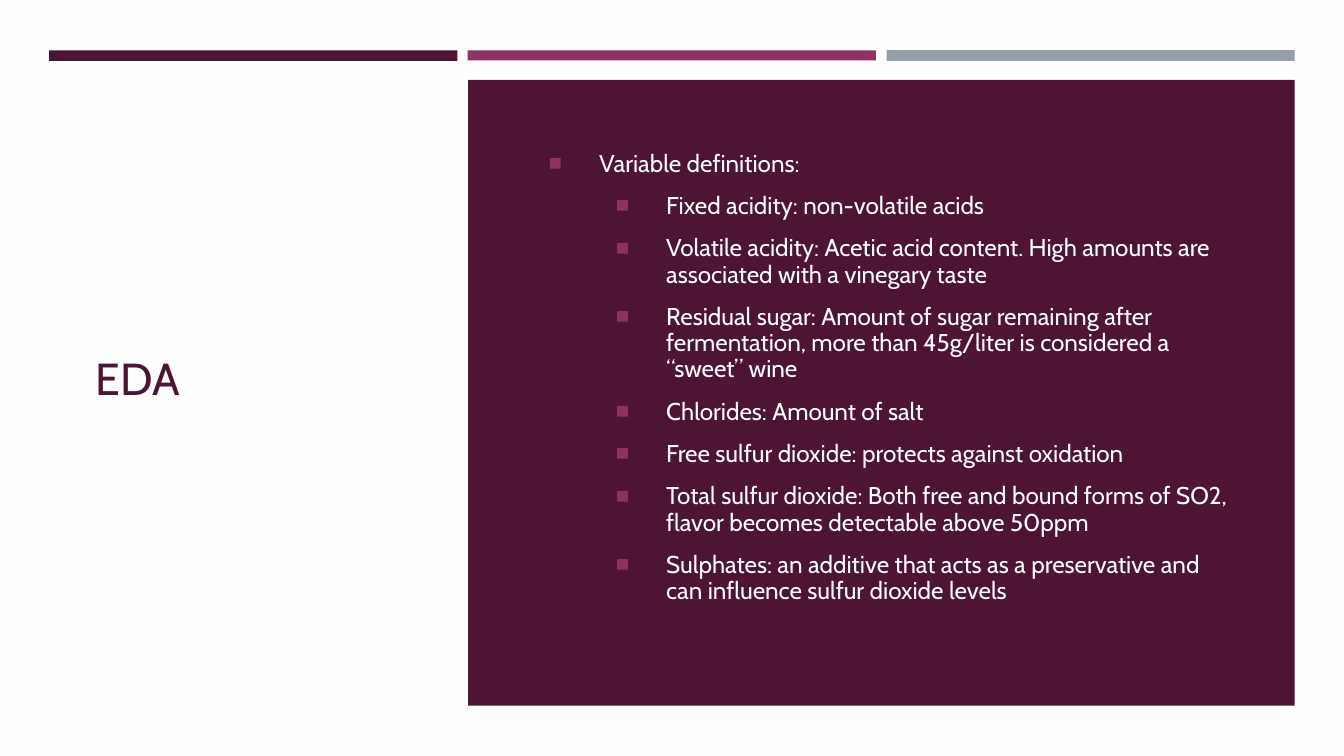
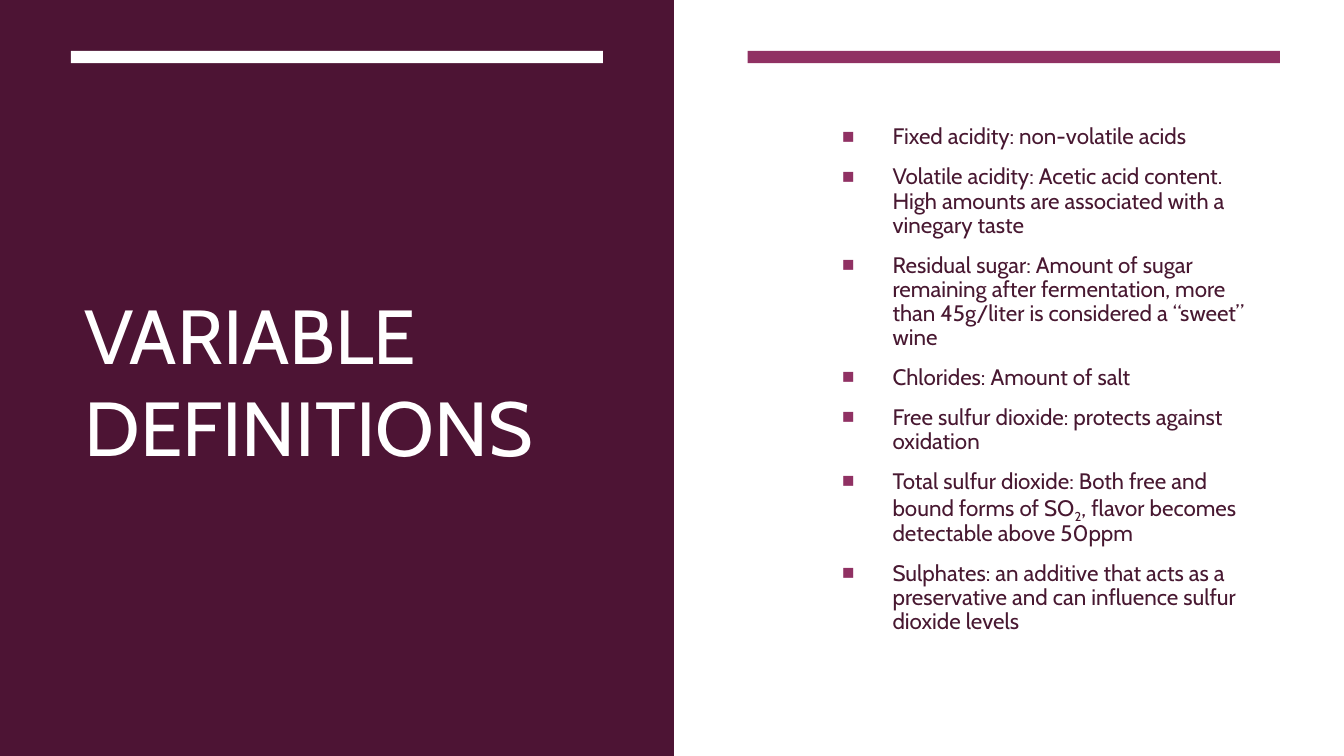
Before and after one commit to klsalcedo/red_wine_analysis, a slide deck: slide 4 of presentation.pptx. Drawn at 1344x756 pixels with LibreOffice and Linux fonts; fonts in the diff are those of the drawing. Boxes give left, top, right and bottom in pixels: in the first picture for what was removed or moved away, otherwise in the second. Text is boxed around its words. In the diff, an @@ line names an element or a change of style, - is before the commit and + after.

```diff
--- a/presentation.pptx
+++ b/presentation.pptx
@@ rectangle at bbox=[0, 0, 1344, 755]: fill #FFFEFF to #FFFFFF @@
@@ rectangle: place and size @@
-rectangle at bbox=[468, 79, 1294, 706]
+rectangle at bbox=[0, 0, 673, 755]
@@ rectangle: place and size @@
-rectangle at bbox=[50, 51, 458, 62]
+rectangle at bbox=[71, 51, 603, 63]
@@ rectangle at bbox=[71, 51, 603, 63]: fill #4D1434 to #FFFFFF @@
@@ rectangle removed at bbox=[468, 51, 876, 60] @@
@@ rectangle: place and size @@
-rectangle at bbox=[887, 50, 1296, 60]
+rectangle at bbox=[747, 51, 1279, 63]
@@ rectangle at bbox=[747, 51, 1279, 63]: fill #969FA7 to #903163 @@
@@ text "Fixed acidity: non-volatile acids": place and size @@
-text "Fixed acidity: non-volatile acids" at bbox=[599, 153, 1227, 600]
+text "Fixed acidity: non-volatile acids" at bbox=[893, 127, 1244, 630]
@@ text "Fixed acidity: non-volatile acids" at bbox=[893, 127, 1244, 630]: size 13 to 12 pt, text colour #FFFFFF to #481831; now subscript in "SO2," @@
@@ text at bbox=[599, 153, 800, 173]: paragraph removed @@
-■ Variable definitions:
@@ title at bbox=[84, 310, 533, 457]: text changed; size 24 to 41 pt; text colour #4D1434 to #FFFFFF @@
-EDA
+VARIABLE DEFINITIONS
```
Also in this commit, not shown: 5 other slides changed, 2 slides removed.
